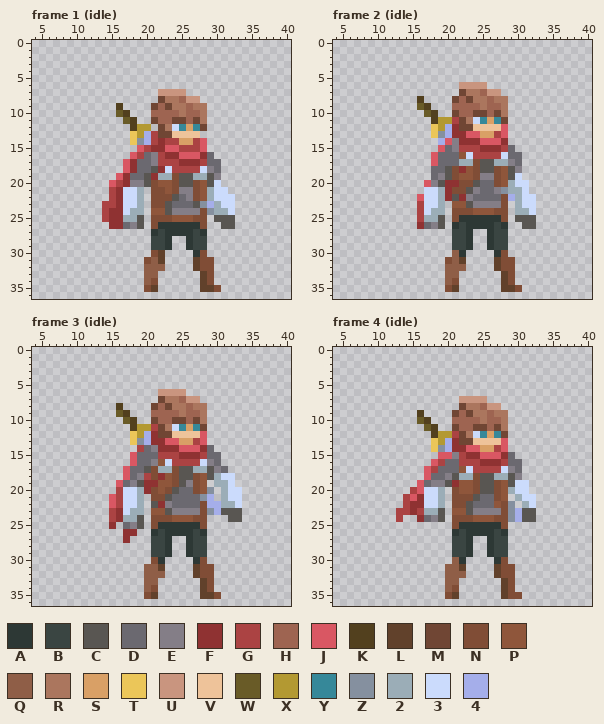
Pixel-art file -- Assets/_Game/Art/Player/adventurer.aseprite. That is the earlier state.
50x37 pixels, 179 frames. Shown: frame 1 (idle): x 4..40, y 0..36; frame 2 (idle): x 4..40, y 0..36; frame 3 (idle): x 4..40, y 0..36; frame 4 (idle): x 4..40, y 0..36. The commit also changed other frames, which this record leaves out.
Visible layers, top first: "Hero/FX", "Hero/front-arm", "Hero/head", "Hero/weapon", "Hero/scarf", "Hero/body", "Hero/legs", "Hero/back-arm".
Palette (. is transparent): A #2d3835  B #3a4542  C #595652  D #6b6970  E #847e87  F #8f3232  G #ab4343  H #9e6451  J #d95763  K #52401e  L #61412b  M #704634  N #804d36  P #8f563b  Q #8f5e47  R #ab765e  S #d9a066  T #ebc659  U #c9957f  V #eec39a  W #695b27  X #b39932  Y #368899  Z #85909f  2 #9badb7  3 #cbdbfc  4 #a5aeea
Pixels before, frame 1 (idle), first column x 14:
 7 ........UUUU.......
 8 ........MRRHUU.....
 9 ..K....MHMRRHRR....
10 ..WK...HHHHRHHR....
11 ...WK..MHHMMHMR....
12 ....KXX.MR3YSYM....
13 ....TX4GMMVVVV.....
14 ....TZ4GFGGSSGJ....
15 .....JGFFJJGGGJ....
16 ....JGDEGFFJJJFD...
17 ...JFDDEGGGFFFGDD..
18 ...JFDDCF3GGGG3ED..
19 ..JFDDCF22NCC22CE..
20 .JGFEECNPPNCCNPC3..
21 .GF332.NNPNEENP233.
22 .GF332.NNNCDENP2333
23 GGF332.NNCDDDCZ4233
24 GFF322.PPCEEEENZ223
25 GFF22C.NNNPPPNN.CCC
26 .FFDEC.NAAAAAAN..CC
27 .......ABAAAABA....
28 .......BBA..ABB....
29 .......BBA..ABB....
30 .......NL....AN....
31 ......NQL....LNN...
32 ......QQQ....LNN...
33 ......QQ......LN...
34 ......QN......LN...
35 ......NL......LLN..
Pixels before, frame 2 (idle), first column x 16:
 6 ......UUUU.......
 7 ......MRRHUU.....
 8 K....MHMRRHRR....
 9 WK...HHHHRHHR....
10 .WK..MHHMMHMR....
11 ..KXXGMR3YSYM....
12 ..TX4FMMVVVVJ....
13 ..TZ4FFJJSSGJ....
14 ...4JEFFFJJJF....
15 ...JDEGGGFFFGD...
16 ..JDDDP3GGGG3DD..
17 ..JDDD22NCC22ED..
18 ..DDCNFPNCCNPCE..
19 ..DECNPPNEENPC3..
20 .JECFFNNCDDNP233.
21 .332FNNCEDDEZ223.
22 J332FCFEDDDDN4233
23 G332.PPCEEEEN.233
24 G322.NNNPPPNN.223
25 G22C.NAAAAAAN.CCC
26 FDEC.ABAAAABA..CC
27 .....BBA..ABB....
28 .....BBA..ABB....
29 .....BBA..ABB....
30 .....QA....AN....
31 ....NQL....LNN...
32 ....QQQ....LNN...
33 ....QQ......LN...
34 ....QN......LN...
35 ....NL......LLN..
Pixels before, frame 3 (idle), first column x 15:
 6 .......UUUU........
 7 .......MRRHUU......
 8 .K....MHMRRHRR.....
 9 .WK...HHHHRHHR.....
10 ..WK..MHHMMHMR.....
11 ...KXXGMR3YSYM.....
12 ...TX4FMMVVVVJ.....
13 ...TZ4FFJJSSGJ.....
14 ....GDEFFFJJJFD....
15 ...JDDDGGGFFFGDD...
16 ...JDDEP3GGGG3ED...
17 ..JDDCN22NCC22CED..
18 ..JDEGNFPNCCNPC233.
19 .JDECFFPPNCENP.223.
20 .G332FNPNCDDNPZ.233
21 JG332.NNCDDDDZ4.233
22 JG332.CFEDDDDN44223
23 GF322.PPCEEEENZ4CCC
24 GF22C.NNNPPPNN...CC
25 F.DEC.NAAAAAAN.....
26 ..FF..ABAAAABA.....
27 ..F...BBA..ABB.....
28 ......BBA..ABB.....
29 ......BBA..ABB.....
30 ......NA....AN.....
31 .....QQL....LNN....
32 .....QQQ....LNN....
33 .....QQ......LN....
34 .....QN......LN....
35 .....NL......LLN...
Pixels before, frame 4 (idle), first column x 13:
 7 .........UUUU.......
 8 .........MRRHUU.....
 9 ...K....MHMRRHRR....
10 ...WK...HHHHRHHR....
11 ....WK..MHHMMHMR....
12 .....KXXGMR3YSYM....
13 .....TX4FMMVVVVJ....
14 .....TZ4FFJJSSGJ....
15 ......JJEGFFJJJFD...
16 .....JGDDGGGFFFGDD..
17 ....JGDDDP3GGGG3ED..
18 ....JDDEC22NCC22CE..
19 ...JDEECFPPNCCNPC33.
20 ..GJ332.NPPNCCNP233.
21 .GJF332.NNNCDDNP.233
22 .GFF332.NNCDDDPNZ.23
23 GGFG22C.PPCEEEENZ4CC
24 G..FDEC.NNNPPPNNZ4CC
25 ........NAAAAAAN....
26 ........ABAAAABA....
27 ........BBA..ABB....
28 ........BBA..ABB....
29 ........BBA..ABB....
30 ........QA....AN....
31 .......QQL....LNN...
32 .......QQQ....LNN...
33 .......QQ......LN...
34 .......QN......LN...
35 .......NL......LNN..
Once edited:
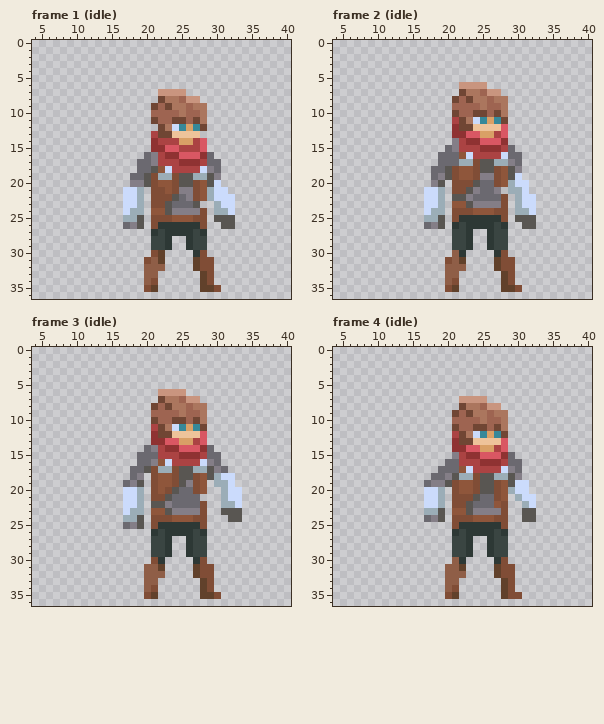
The edit:
layer "Hero/scarf" now hidden
layer "Hero/weapon" now hidden
Changed rows in their new state; - is an unchanged pixel.
Frame 1 (idle):
first column x 14:
 9 --.-------------
10 --..------------
11 ---..-----------
12 ----...---------
13 ----...---------
14 ----...FG-------
15 -----..---------
16 ----..----------
17 ---..-----------
18 ---..---P-------
19 --..---N--------
20 -...------------
21 -..-------------
22 -..-------------
23 ...-----------..
24 ...------------.
25 ...-------------
26 -..-------------
Frame 2 (idle):
first column x 16:
 8 .-------------
 9 ..------------
10 -..-----------
11 --...---------
12 --...---------
13 --...---------
14 ---..-G-------
15 ---.----------
16 --.-----------
17 --.-----------
18 ------P-------
20 -.--.N--------
21 ----.-------.-
22 .---.-C------.
23 .-------------
24 .-------------
25 .-------------
26 .-------------
Frame 3 (idle):
first column x 15:
 8 -.--------------
 9 -..-------------
10 --..------------
11 ---...----------
12 ---...----------
13 ---...----------
14 ----.--G--------
15 ---.------------
16 ---.------------
17 --.-------------
18 --.--.-P--------
19 -.---.N---------
20 -.---.--------.-
21 ..-----------..-
22 ..-----C------..
23 ..------------..
24 ..--------------
25 .---------------
26 --..------------
27 --.-------------
Frame 4 (idle):
first column x 13:
 9 ---.--------------
10 ---..-------------
11 ----..------------
12 -----...----------
13 -----...----------
14 -----...----------
15 ------..----------
16 -----..-----------
17 ----..------------
18 ----.-------------
19 ---.----N---------
20 --..--------------
21 -...--------------
22 -...------------.-
23 ....------------..
24 .--.------------..
